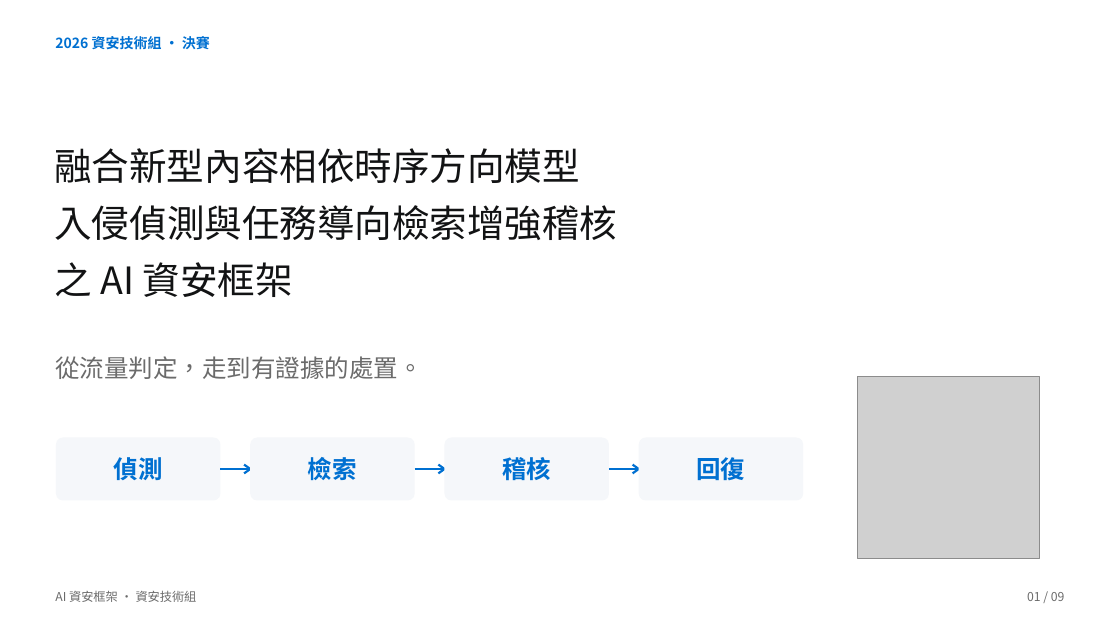
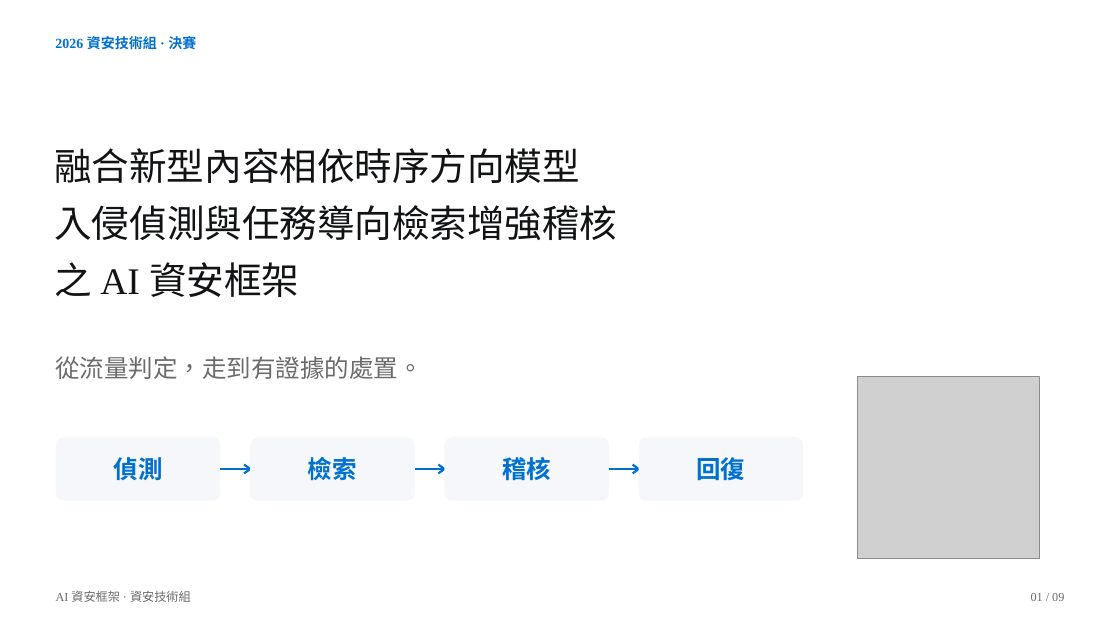
Before and after one commit to Lily09-project/innoserve-competition, a slide deck: slide 1 of deliverables/決賽簡報_AI資安框架.pptx. Drawn at 1120x630 pixels with LibreOffice and Linux fonts; fonts in the diff are those of the drawing; grey boxes stand for pictures. Boxes give left, top, right and bottom in pixels: in the first picture for what was removed or moved away, otherwise in the second. Text is boxed around its words. In the diff, an @@ line names an element or a change of style, - is before the commit and + after.

Commit message:
Move reserved film to opening and set Chinese and Latin slide fonts

```diff
--- a/deliverables/決賽簡報_AI資安框架.pptx
+++ b/deliverables/決賽簡報_AI資安框架.pptx
@@ font Noto Sans CJK TC to Times New Roman in 4 elements at (x1=56, y1=591, x2=191, y2=602), (x1=55, y1=35, x2=196, y2=53), (x1=54, y1=262, x2=299, y2=297), (x1=1031, y1=593, x2=1064, y2=601) @@
```
Also in this commit, not shown: 8 other slides changed, 27 other files.
